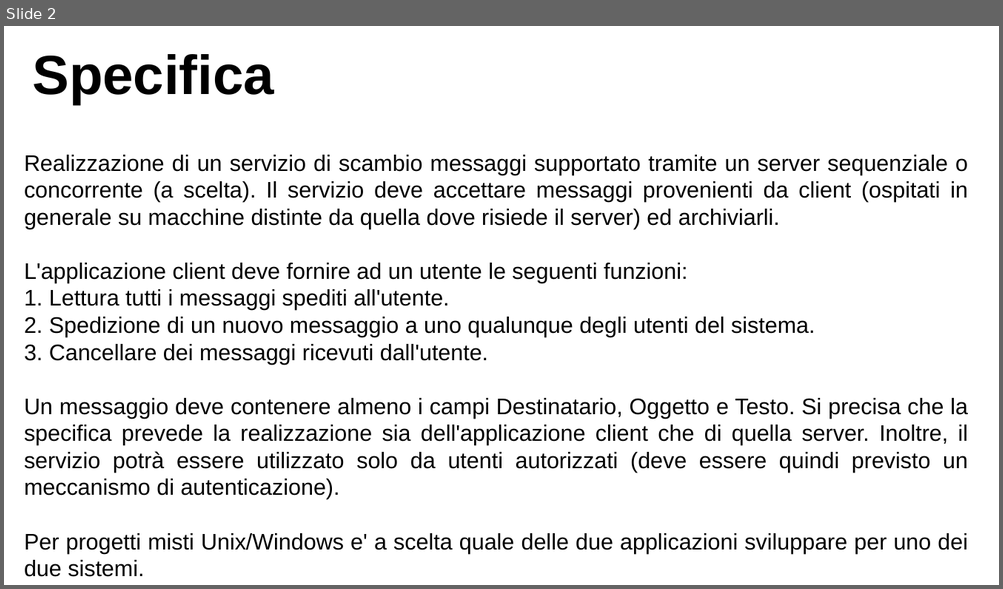
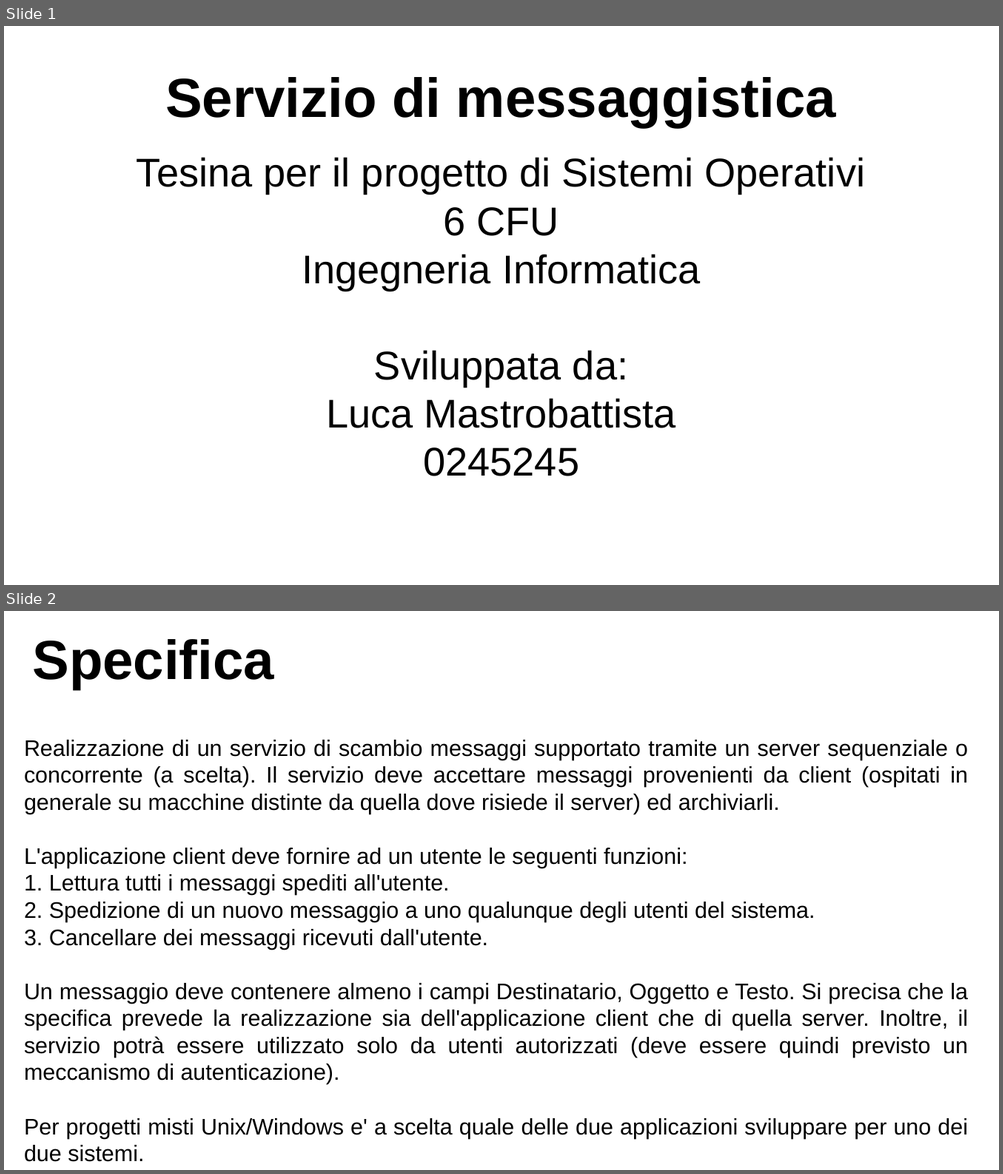
Before and after one commit to lucaMastro/progetto_SO, a slide deck: presentazione_progetto_SO.odp. Shown one above the other, each under a label of ours: slide 2 before the commit, slides 1 and 2 after it. The pictures are 1003x589 and 1003x1174 pixels, drawn with LibreOffice and Linux fonts; fonts in the diff are those of the drawing. Boxes give left, top, right and bottom in pixels: in the first picture for what was removed or moved away, otherwise in the second. Text is boxed around its words. In the diff, an @@ line names an element or a change of style, - is before the commit and + after.

```diff
--- a/presentazione_progetto_SO.odp
+++ b/presentazione_progetto_SO.odp
@@ slide 1 added at (x1=4, y1=26, x2=999, y2=585), background #FFFFFF @@
@@ title added at (x1=165, y1=77, x2=836, y2=127), 44 pt, text #000000, bold @@
+Servizio di messaggistica
@@ subtitle added at (x1=136, y1=157, x2=865, y2=477), 32 pt, text #000000 @@
+Tesina per il progetto di Sistemi Operativi
+6 CFU
+Ingegneria Informatica
+Sviluppata da:
+Luca Mastrobattista
+0245245
```
Also in this commit, not shown: 9 slides changed, 10 other slides added, 1 slide removed.
